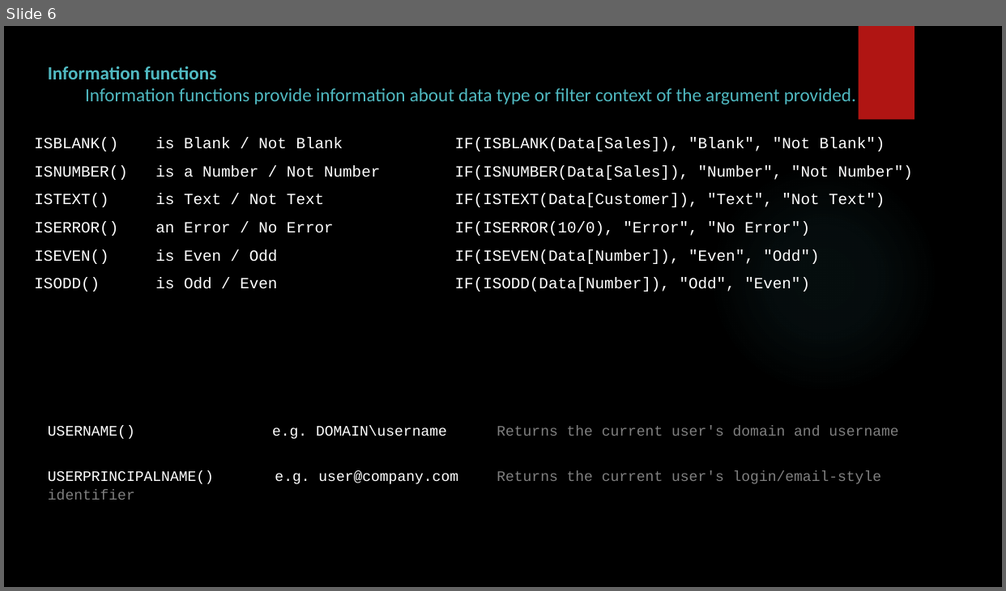
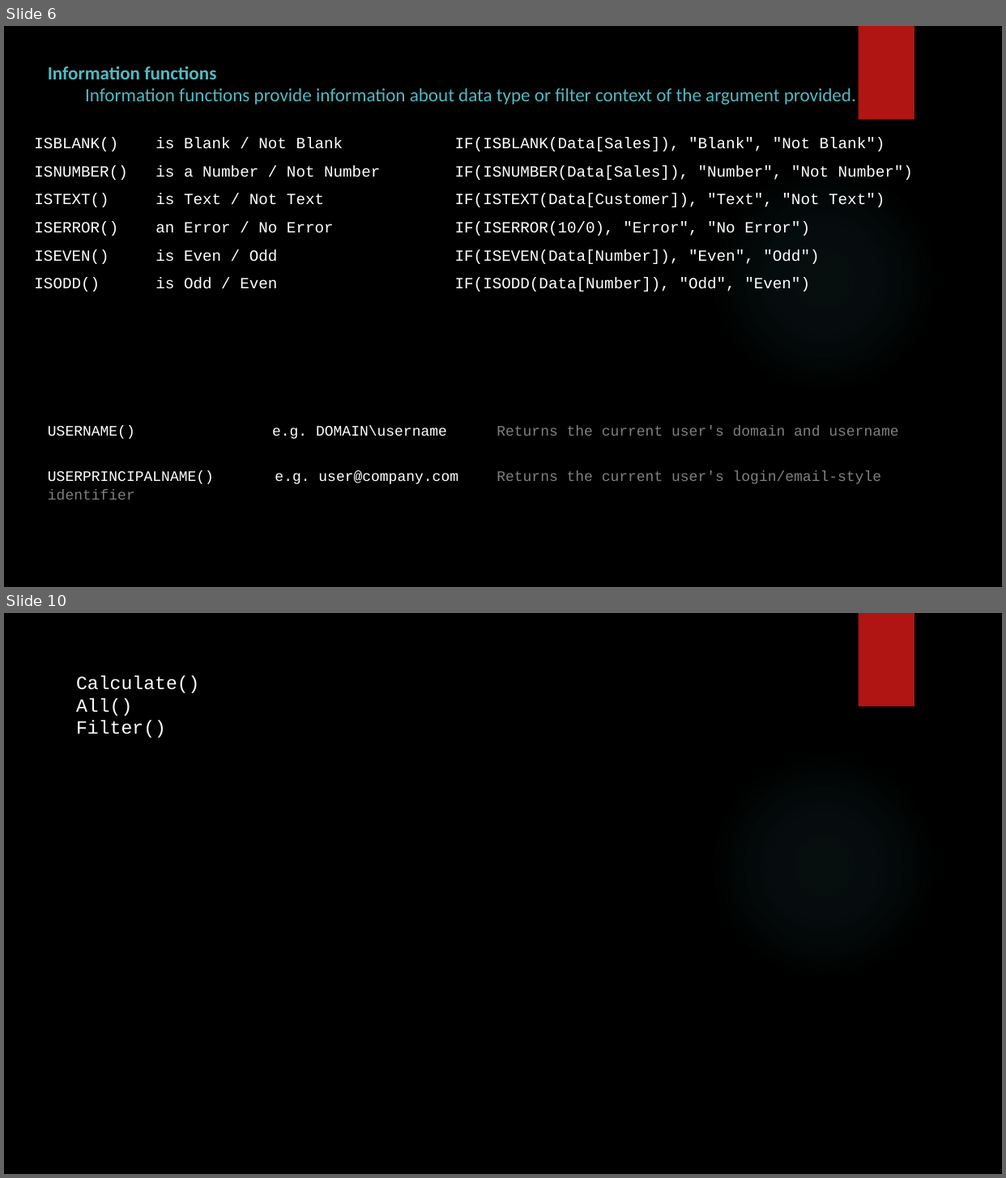
Before and after one commit to SHIVRAJSHINDE/Ethans, a slide deck: 17 18 20/5.Power Bi/5) Dax/Dax.pptx. Shown one above the other, each under a label of ours: slide 6 before the commit, slides 6 and 10 after it; the slides between them are not shown. The pictures are 1006x591 and 1006x1178 pixels, drawn with LibreOffice and Linux fonts; fonts in the diff are those of the drawing; background and template pictures are left out. Boxes give left, top, right and bottom in pixels: in the first picture for what was removed or moved away, otherwise in the second. Text is boxed around its words. In the diff, an @@ line names an element or a change of style, - is before the commit and + after.

```diff
--- a/17 18 20/5.Power Bi/5) Dax/Dax.pptx
+++ b/17 18 20/5.Power Bi/5) Dax/Dax.pptx
@@ slide 10 added at (x1=4, y1=613, x2=1002, y2=1174), background picture (left out); not listed: 2 template elements that a slide beside it also shows @@
@@ text added at (x1=76, y1=675, x2=199, y2=738), 18 pt, text #FFFFFF @@
+Calculate()
+All()
+Filter()
```
Also in this commit, not shown: 6 slides changed, 5 other slides added, 1 slide removed, 38 other files.
